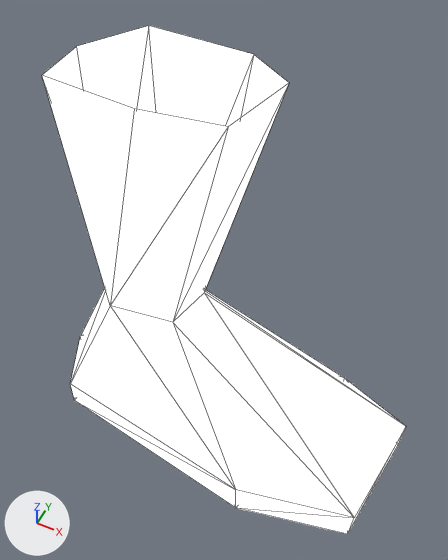
A saved change to the COLLADA model data/cr/models/zombie_foot.dae.
One viewpoint serves both versions: a 50 mm camera at (0.000065, -0.000429, 0.00046) aimed at (-0.000061, -0.000178, 0.000147). The lights are fixed; the arrows at lower left show +X, +Y and +Z. Mesh edges are drawn as thin lines. Where no turn or scale is listed for an object, it has been applied to the vertices.

Script lines for the objects in view, before the commit:
```python
me_regroup02 = bpy.data.meshes.new('Regroup02')
me_regroup02.from_pydata(...)  # 26 vertices, 43 faces; spans x -0.000194..0.000085, y -0.00026..-0.000103, z -0.000003..0.000286
me_regroup02.materials.append(mat_material0)  # picture img_zombie_jpg
ob_regroup02 = bpy.data.objects.new('Regroup02', me_regroup02)
ob_regroup02.location = (0.0, 0.0, 0.0)
```
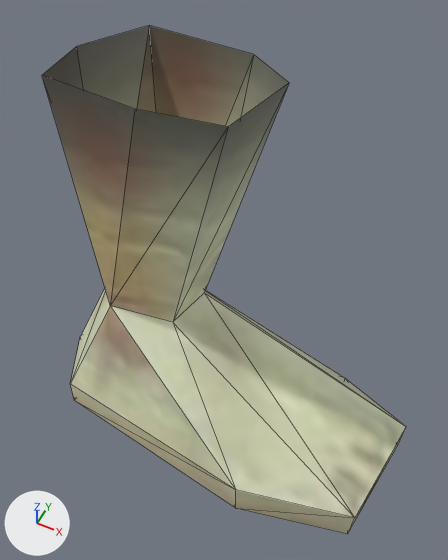
The newer file is also rescaled (x1901.0), turned or shifted as a whole; pictures and numbers use the older file's frame.

Where the change shows, as pixel boxes [x1, y1, x2, y2] in the pictures (448 x 560 px):
'Regroup02', recoloured, shading changed: [42, 26, 406, 534] in both

The edits, one by one:
Material 'Material0-material' (mat_material0_material) is new.
Its texture is img_zombie_jpg.
Its roughness is 0.35.
me_regroup02 has 26 vertices, 43 faces and spans x -0.000194..0.000085, y -0.00026..-0.000103, z -0.000003..0.000286.
me_regroup02 is used by ob_regroup02; location (0.0, 0.0, 0.0).
me_regroup02 no longer uses material mat_material0 (picture img_zombie_jpg).
me_regroup02 part 1: all faces are now shaded flat (43 of 43 changed).
me_regroup02 now uses material mat_material0_material (picture img_zombie_jpg).
